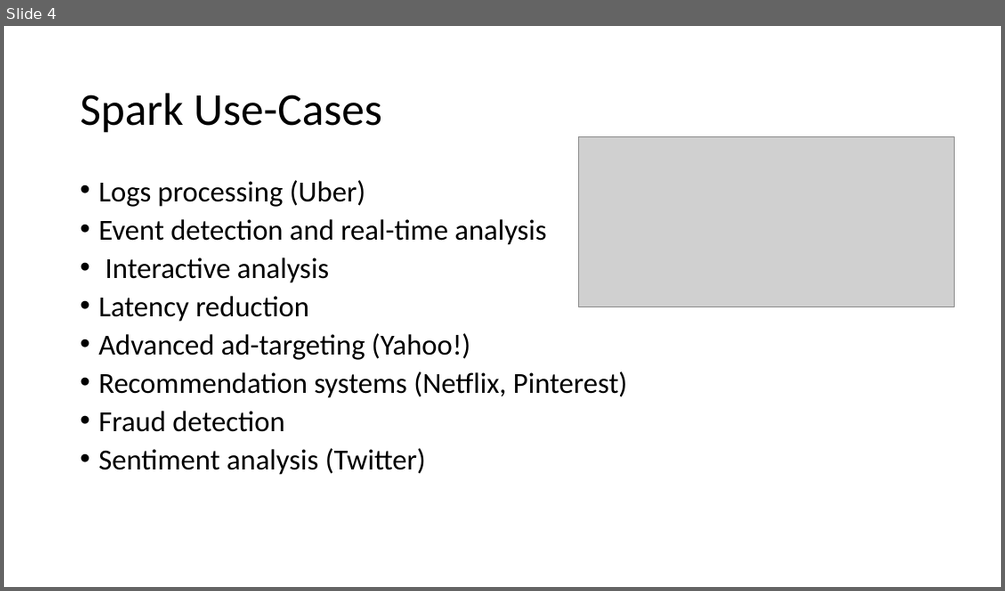
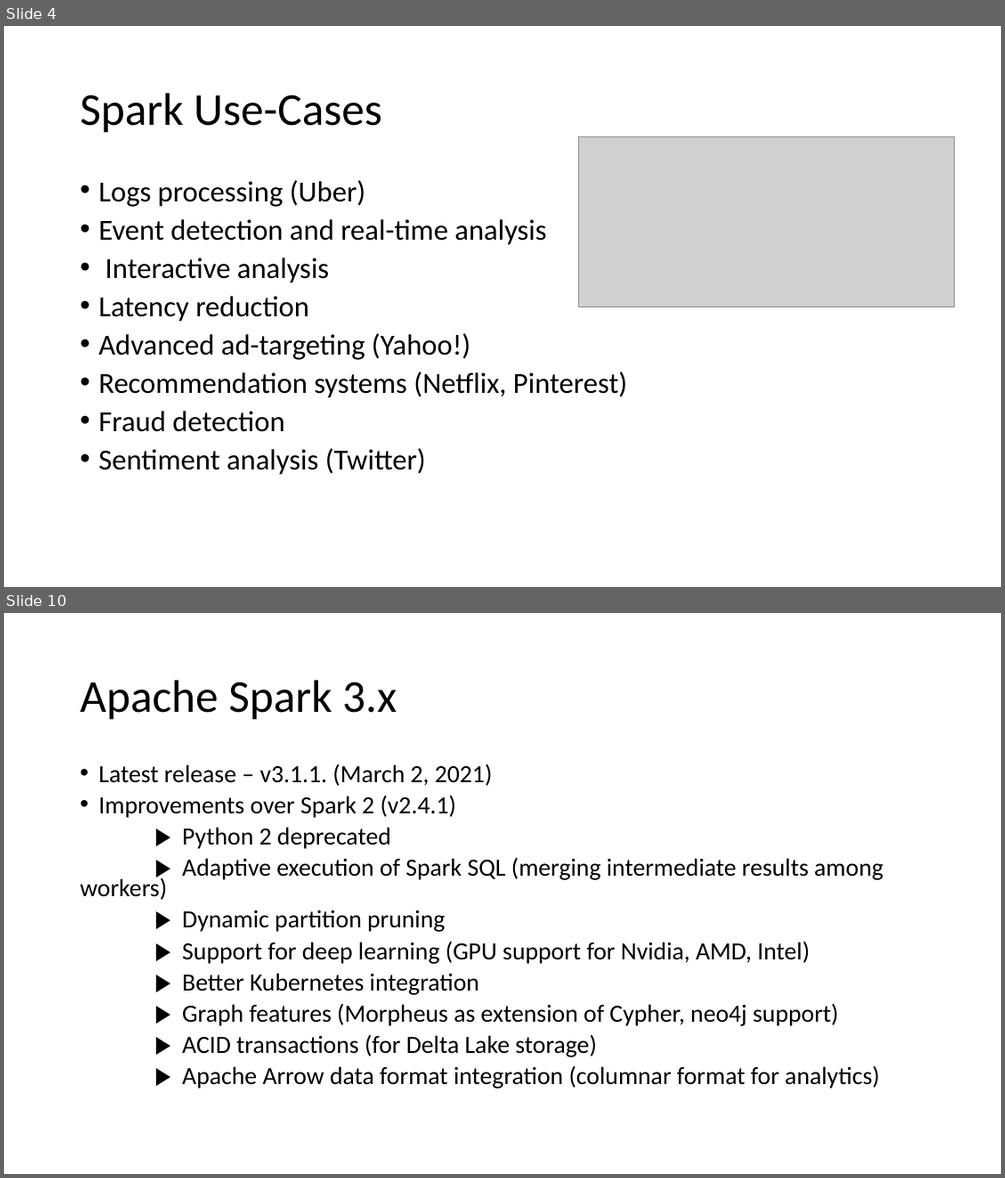
Before and after one commit to tomaztk/workshop-spark-data-engineers, a slide deck: Modules_PPT.pptx. Shown one above the other, each under a label of ours: slide 4 before the commit, slides 4 and 10 after it; the slides between them are not shown. The pictures are 1005x591 and 1005x1178 pixels, drawn with LibreOffice and Linux fonts; fonts in the diff are those of the drawing; grey boxes stand for pictures. Boxes give left, top, right and bottom in pixels: in the first picture for what was removed or moved away, otherwise in the second. Text is boxed around its words. In the diff, an @@ line names an element or a change of style, - is before the commit and + after.

```diff
--- a/Modules_PPT.pptx
+++ b/Modules_PPT.pptx
@@ slide 10 added at <box>4,613,1001,1174</box>, background #FFFFFF @@
@@ title added at <box>80,680,396,720</box>, 44 pt, text #000000 @@
+Apache Spark 3.x
@@ text added at <box>80,764,883,1088</box>, 23.8 pt, text #000000 @@
+• Latest release – v3.1.1. (March 2, 2021)
+• Improvements over Spark 2 (v2.4.1)
+▶ Python 2 deprecated
+▶ Adaptive execution of Spark SQL (merging intermediate results among workers)
+▶ Dynamic partition pruning
+▶ Support for deep learning (GPU support for Nvidia, AMD, Intel)
+▶ Better Kubernetes integration
+▶ Graph features (Morpheus as extension of Cypher, neo4j support)
+▶ ACID transactions (for Delta Lake storage)
+▶ Apache Arrow data format integration (columnar format for analytics)
```
Also in this commit, not shown: 5 other slides added.
